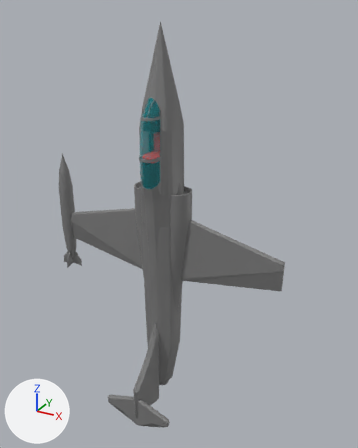
The glTF model assets/cf104/meshes.gltf: old version first, new version second.
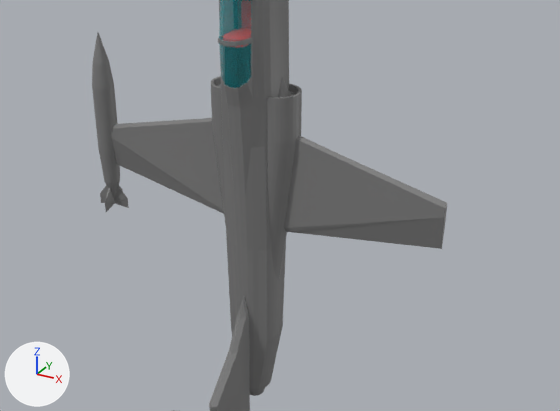
Each version appears first whole from a 50 mm lens placed at (13.3, -22.3, 5.7), pointed at (1.1, -0.1, -5.4), and next in a close-up on the part from 0% to 100% of the width and 30% to 88% of the height. Every picture has the same lights, and +X, +Y and +Z are marked at lower left. Where no turn or scale is listed for an object, it has been applied to the vertices.

Objects in the first close-up: 'CF104', 'can_glass', 'can_metal', 'door_glass', 'fuel_tanks'.
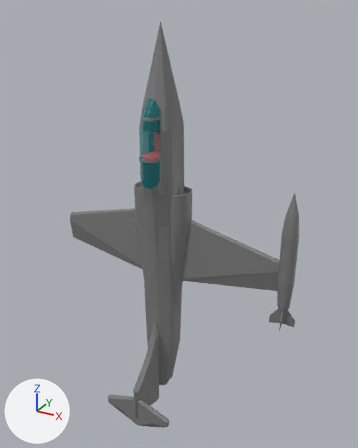
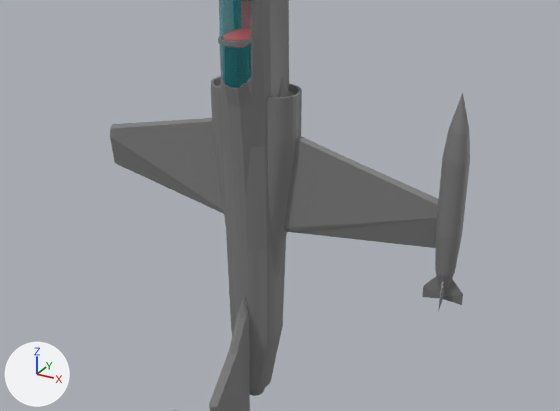
What differs and where, as boxes (x1, y1, x2, y2) in the close-ups (560 x 411 px):
'fuel_tanks', moved: before (92, 33, 129, 212); after (422, 93, 470, 311)

What changed in the scene script:
```text
Change ob_fuel_tanks:
    ob_fuel_tanks.location: (-7.4, 0.37, -6.74) -> (7.26, 0.37, -6.74)
```
